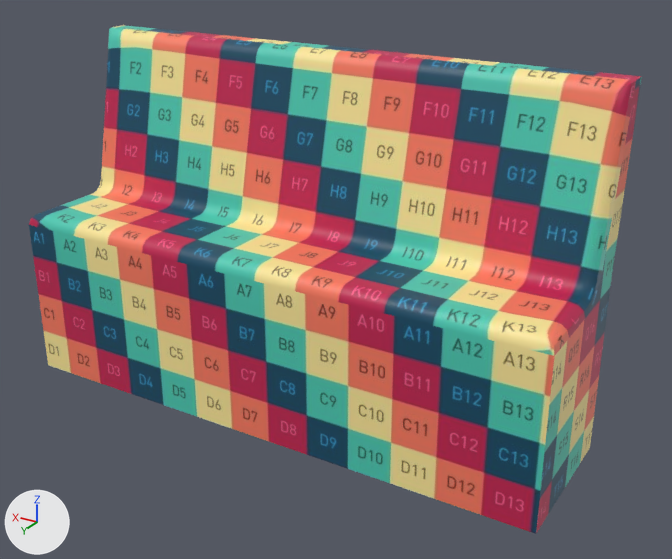
A saved change to the FBX model 3D Models/Sofa.fbx.
Camera for both pictures: a 50 mm camera at (16.42, -6.58, 0.8) aimed at (17.85, -8.97, -0.4). Lighting does not change. The marker at lower left points along +X, +Y and +Z. Where no turn or scale is listed for an object, it has been applied to the vertices.

Names of what the first picture shows: 'Set1_Sofa1'.
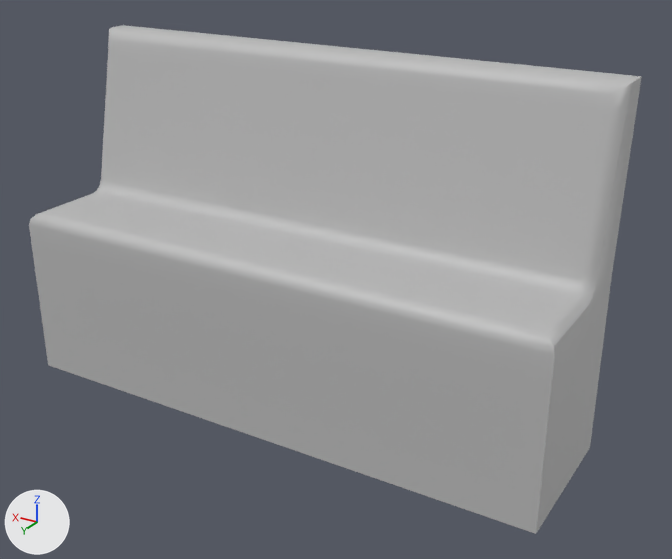
Where the change shows, as pixel boxes (x1, y1, x2, y2) in the pictures (672 x 559 px):
'Set1_Sofa1', recoloured: (29, 25, 642, 534) in both

The change, as a diff of the scene's bpy script:
```diff
--- a/3D Models/Sofa.fbx.py
+++ b/3D Models/Sofa.fbx.py
@@ mat_lambert1 @@
+mat_lambert1 = principled_material('lambert1')
+mat_lambert1.base_color = (0.5, 0.5, 0.5)  # grey #bcbcbc
@@ me_mesh @@
 me_mesh.from_pydata(...)  # 650 vertices, 634 faces; spans x -0.95..0.95, y -0.3..0.25, z -0.3..0.87
-me_mesh.materials.append(mat_checkermaterial)  # picture img_uv_checker_1k_png
+me_mesh.materials.append(mat_lambert1)  # grey #bcbcbc
```
